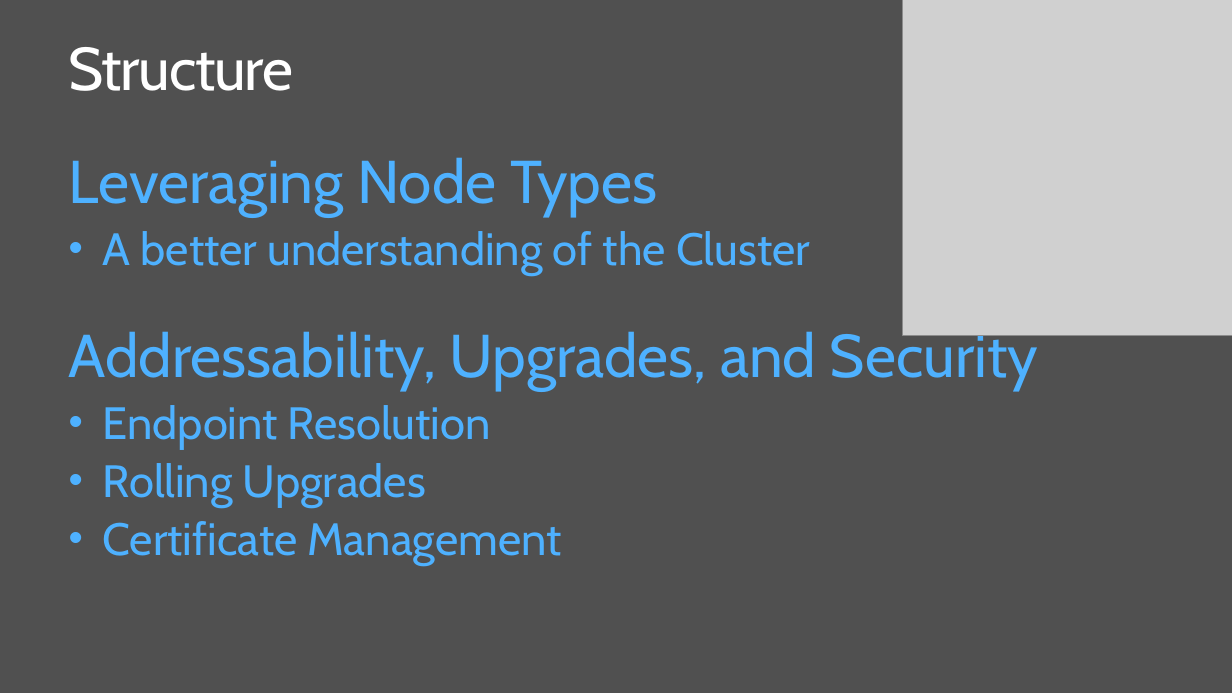
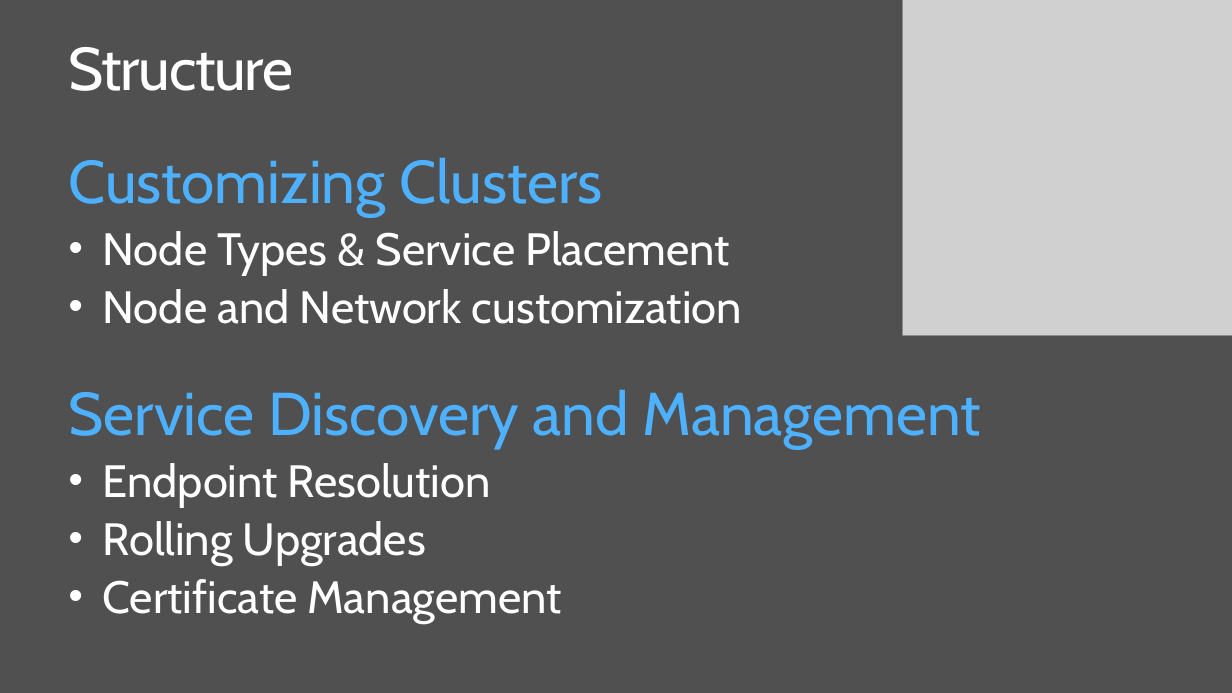
Before and after one commit to brentstineman/PersonalStuff, a slide deck: slide 4 of Presentations/Service Fabric/ServiceFabric - Real World.pptx. Drawn at 1232x693 pixels with LibreOffice and Linux fonts; fonts in the diff are those of the drawing; grey boxes stand for pictures. Boxes give left, top, right and bottom in pixels: in the first picture for what was removed or moved away, otherwise in the second. Text is boxed around its words. In the diff, an @@ line names an element or a change of style, - is before the commit and + after.

```diff
--- a/Presentations/Service Fabric/ServiceFabric - Real World.pptx
+++ b/Presentations/Service Fabric/ServiceFabric - Real World.pptx
@@ text at [69, 157, 981, 449]: text changed; size 48 to 36 pt; text colour #4EB1FF to #FFFFFF @@
-Leveraging Node Types
-• A better understanding of the Cluster
-Addressability, Upgrades, and Security
+Customizing Clusters
+• Node Types & Service Placement
+• Node and Network customization
+Service Discovery and Management
@@ text at [103, 463, 561, 623]: text colour #4EB1FF to #FFFFFF in "Endpoint Resolution", "Rolling Upgrades", "Certificate Management" @@
```
Also in this commit, not shown: 8 other slides changed, 1 slide removed.
